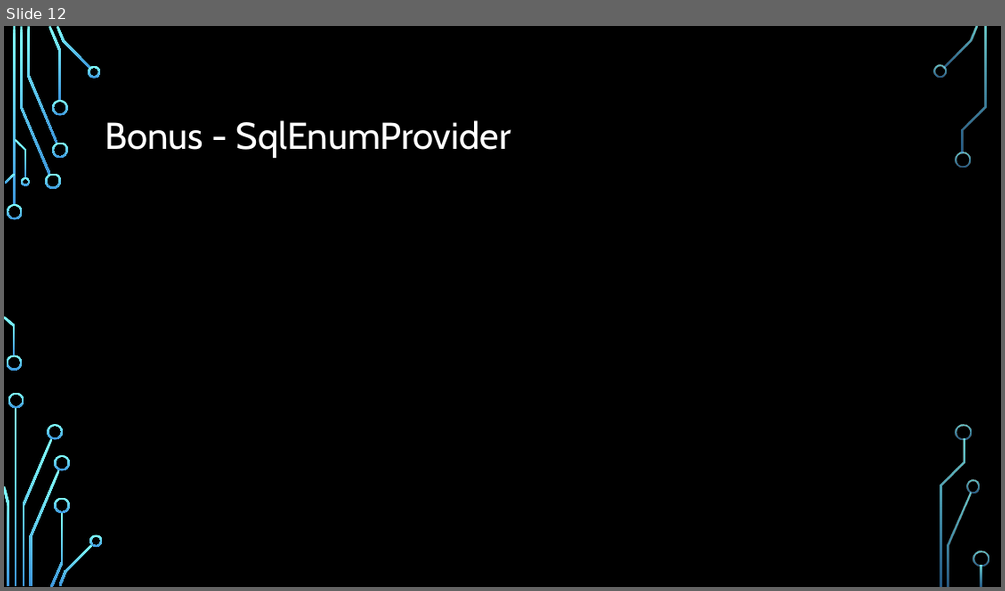
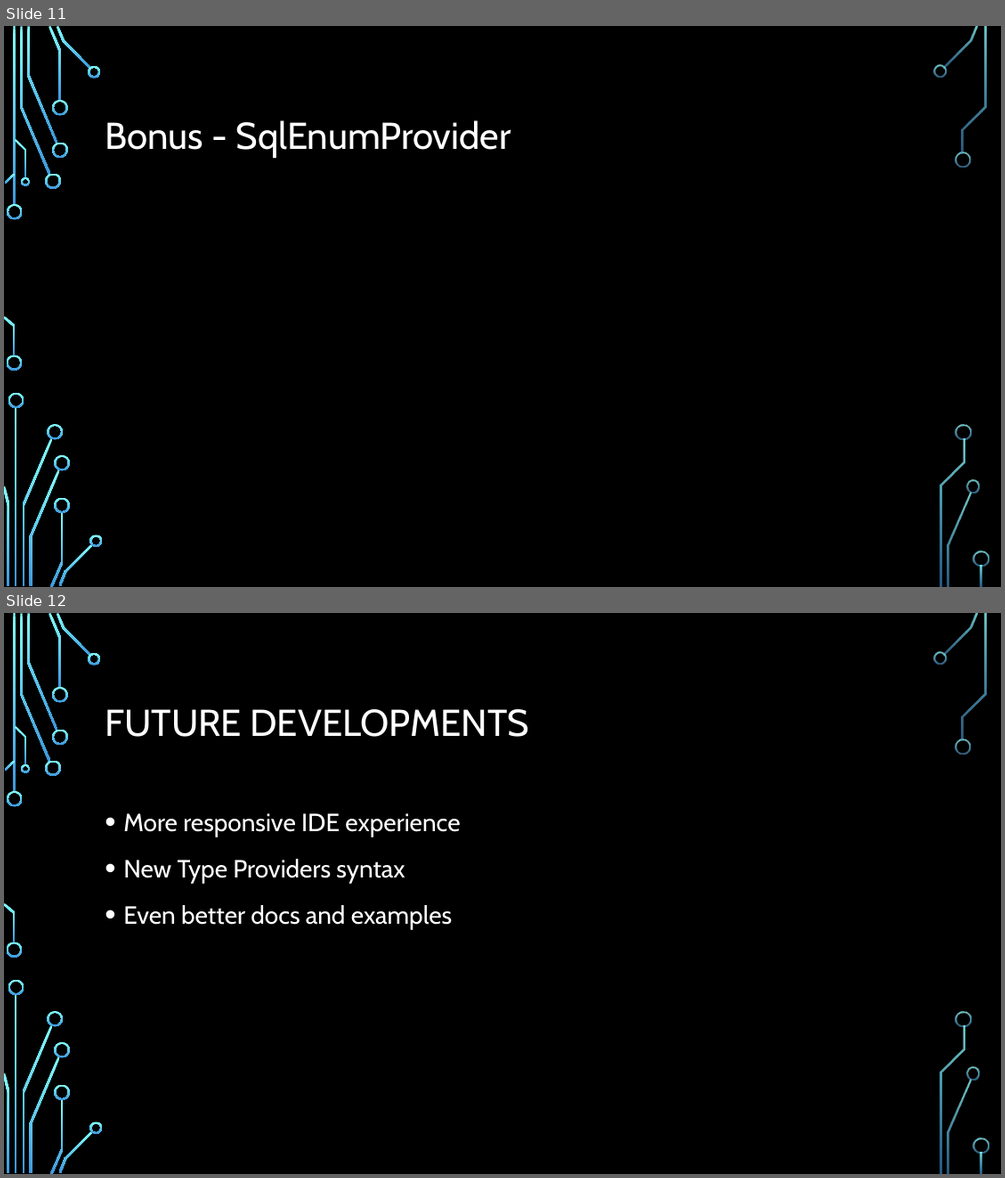
Before and after one commit to fsprojects/FSharp.Data.SqlClient, a slide deck: presentations/NYC F# UG. 2014-08-26.pptx. Shown one above the other, each under a label of ours: slide 12 before the commit, slides 11 and 12 after it. The pictures are 1005x591 and 1005x1178 pixels, drawn with LibreOffice and Linux fonts; fonts in the diff are those of the drawing; background and template pictures are left out. Boxes give left, top, right and bottom in pixels: in the first picture for what was removed or moved away, otherwise in the second. Text is boxed around its words. In the diff, an @@ line names an element or a change of style, - is before the commit and + after.

```diff
--- a/presentations/NYC F# UG. 2014-08-26.pptx
+++ b/presentations/NYC F# UG. 2014-08-26.pptx
@@ slide 12 added at (4,613,1001,1174), background picture (left out); not listed: 36 template elements that a slide beside it also shows @@
@@ title added at (105,709,529,737), 36 pt, text #FFFFFF @@
+FUTURE DEVELOPMENTS
@@ text added at (123,813,460,930), 24 pt, text #FFFFFF @@
+• More responsive IDE experience
+• New Type Providers syntax
+• Even better docs and examples
@@ what was slide 12 is now slide 11 @@
```
Also in this commit, not shown: 1 other slide added, 2 slides removed.
